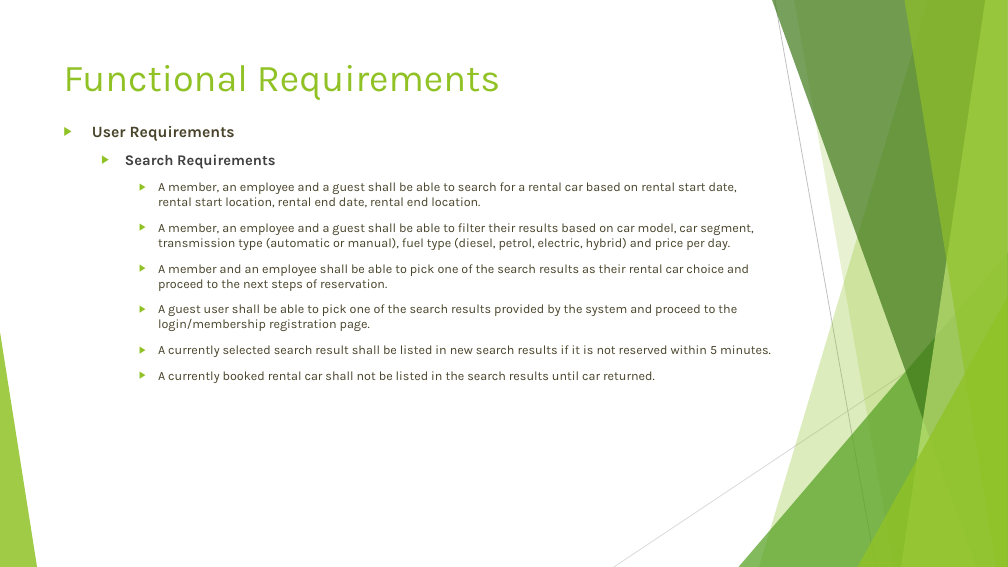
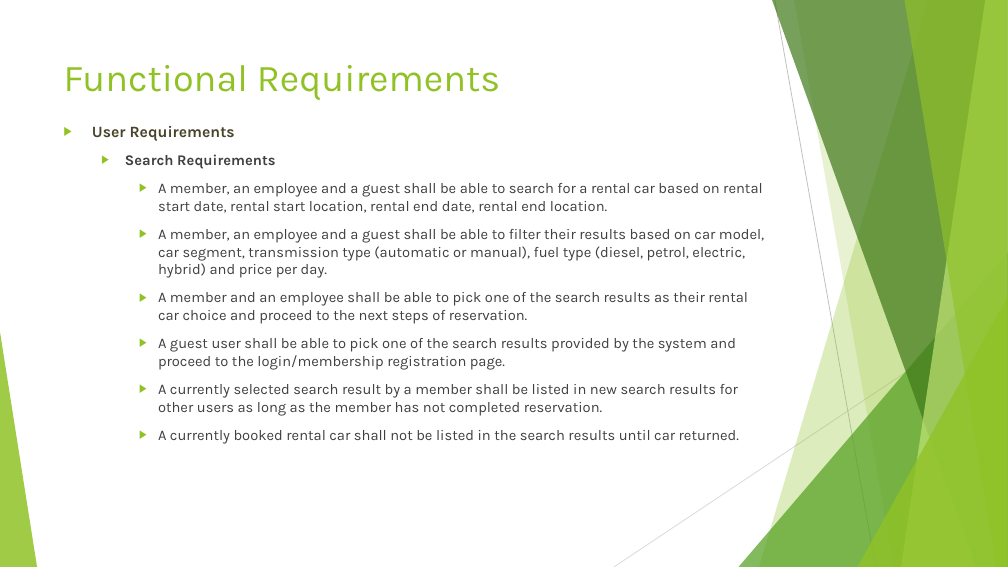
Before and after one commit to aysegulsari/SWE-530, a slide deck: slide 7 of Requirements/Online Car Rental System Requirements.pptx. Drawn at 1008x567 pixels with LibreOffice and Linux fonts; fonts in the diff are those of the drawing. Boxes give left, top, right and bottom in pixels: in the first picture for what was removed or moved away, otherwise in the second. Text is boxed around its words. In the diff, an @@ line names an element or a change of style, - is before the commit and + after.

Commit message:
Styling of requirement documents are updated

```diff
--- a/Requirements/Online Car Rental System Requirements.pptx
+++ b/Requirements/Online Car Rental System Requirements.pptx
@@ text at [158, 183, 764, 444]: size 12 to 14 pt, text colour #48432A to #404040 in "A member, an employee and a guest ...", "A member, an employee and a guest ...", "A member and an employee shall be ...", "A guest user shall be able to ..." and 1 more places @@
@@ text at [158, 384, 738, 416]: text changed; size 12 to 14 pt; text colour #48432A to #404040 @@
-    ▶ A currently selected search result shall be listed in new search results if it is not reserved within 5 minutes.
+    ▶ A currently selected search result by a member shall be listed in new search results for other users as long as the member has not completed reservation.
```
Also in this commit, not shown: 9 other slides changed, 1 other file.
